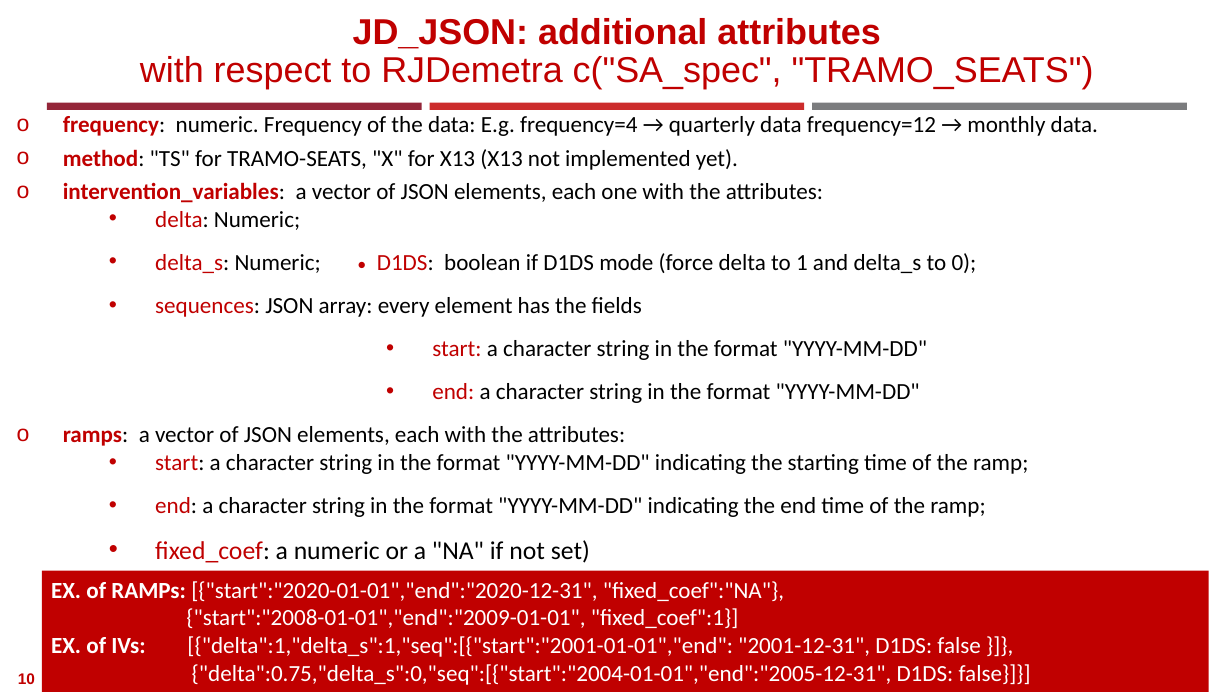
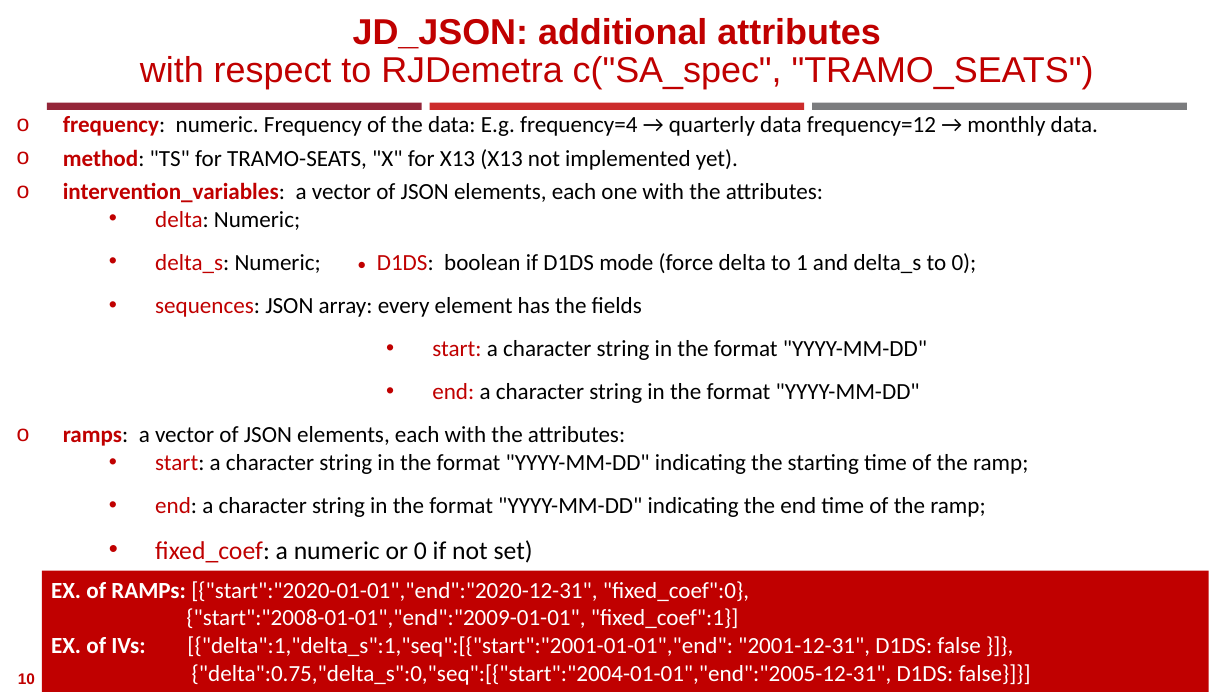
Before and after one commit to AlessandroPiovani/RJDProcessor, a slide deck: slide 10 of RJDProcessor/doc/package_description/RJDemetra tools for statistical production.pptx. Drawn at 1232x693 pixels with LibreOffice and Linux fonts; fonts in the diff are those of the drawing; background and template pictures are left out. Boxes give left, top, right and bottom in pixels: in the first picture for what was removed or moved away, otherwise in the second. Text is boxed around its words. In the diff, an @@ line names an element or a change of style, - is before the commit and + after.

Commit message:
Default of fixedCoef for Ramps and easterCoef from NA to 0

```diff
--- a/RJDProcessor/doc/package_description/RJDemetra tools for statistical production.pptx
+++ b/RJDProcessor/doc/package_description/RJDemetra tools for statistical production.pptx
@@ text at bbox=[155, 540, 533, 563]: text changed @@
-    • fixed_coef: a numeric or a "NA" if not set)
+    • fixed_coef: a numeric or 0 if not set)
@@ text in rectangle at bbox=[51, 581, 749, 601]: text changed @@
-EX. of RAMPs: [{"start":"2020-01-01","end":"2020-12-31", "fixed_coef":"NA"},
+EX. of RAMPs: [{"start":"2020-01-01","end":"2020-12-31", "fixed_coef":0},
```
Also in this commit, not shown: 1 slide added, 15 other files.
